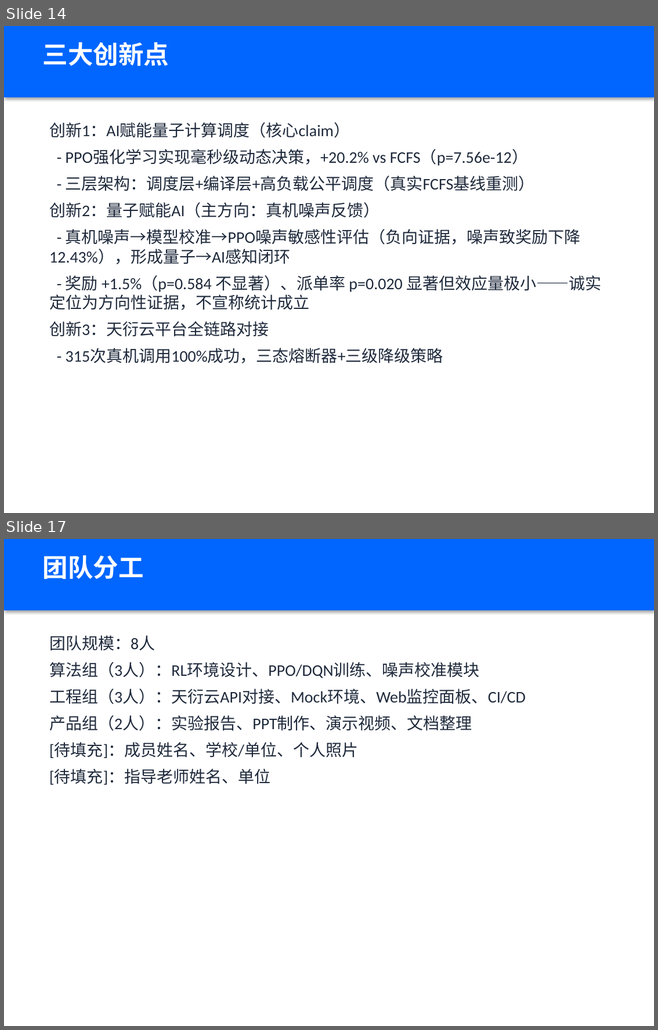
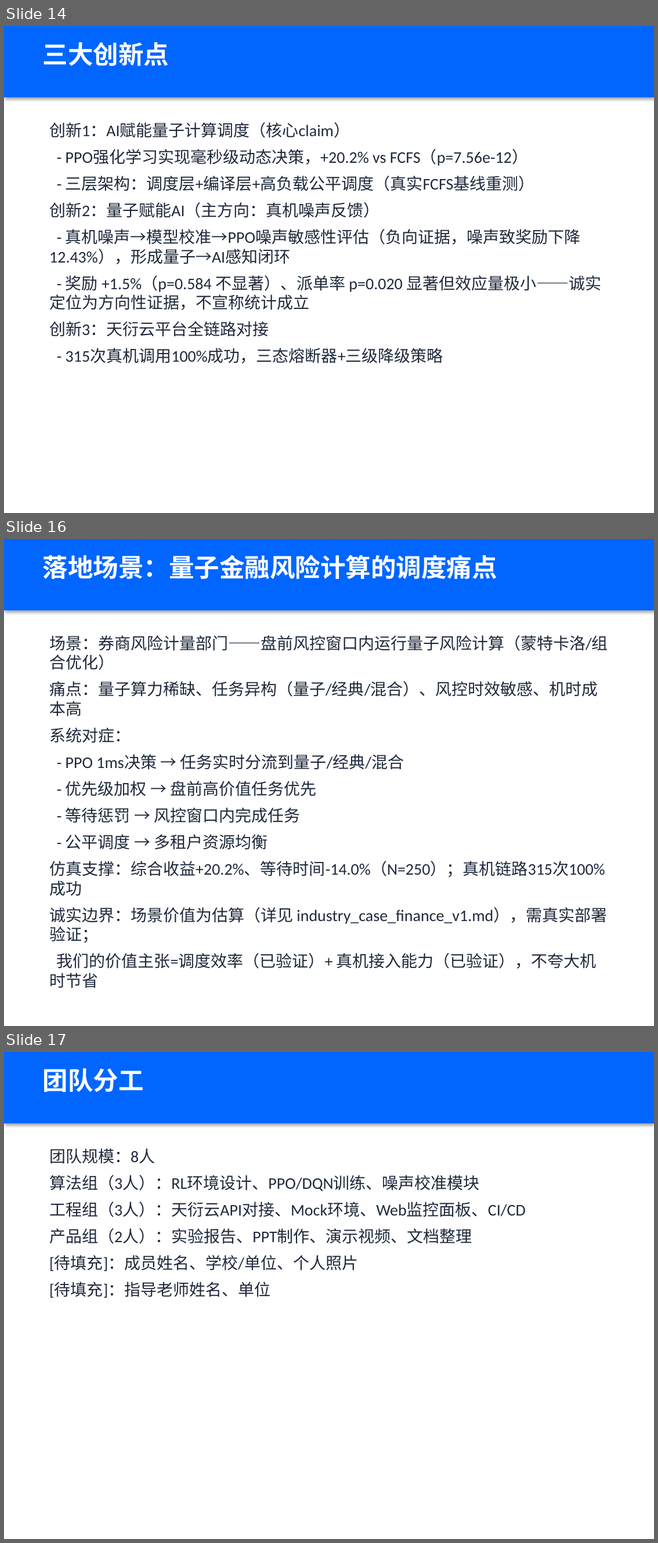
Before and after one commit to xiabai2008/quantum-rl-scheduler, a slide deck: deliverable_models/答辩PPT.pptx. Shown one above the other, each under a label of ours: slides 14 and 17 before the commit, slides 14, 16 and 17 after it; the slides between them are not shown. The pictures are 658x1030 and 658x1543 pixels, drawn with LibreOffice and Linux fonts; fonts in the diff are those of the drawing. Boxes give left, top, right and bottom in pixels: in the first picture for what was removed or moved away, otherwise in the second. Text is boxed around its words. In the diff, an @@ line names an element or a change of style, - is before the commit and + after.

Commit message:
docs: 答辩PPT按新叙事重构 - 双向赋能标题/感知闭环/金融场景/可信度主张
基于 defense_narrative_v1 + industry_case_finance_v1 重写PPT内容:
- P1封面: '量子+AI双向赋能'+金句'AI让量子算力被用好,量子让AI更懂真实世界'
- P2问题定义: 从'利用噪声优化鲁棒性'改为'赛题双向赋能闭环'
- P3方案: '双向感知闭环'框架
- P4: QEM标注'动作位预留'(与实现一致)
- P5: 补统计协议(双检验/28组Bonferroni/CI/功效)
- P8: 噪声敏感性评估(负向机制叙事, N=25配对p=2.98e-08)
- P15: 工程化与可信度(3720/3741+数字门禁+统计协议)
- P16: 替换价值量化为金融行业场景(量子金融风险计算)
- P18: 补双向赋能/利用率/真机验证/真实客户4问答
- 清理: 10,950/375,950/3717/突发洪峰/鲁棒性残留全清

```diff
--- a/deliverable_models/答辩PPT.pptx
+++ b/deliverable_models/答辩PPT.pptx
@@ slide 16 added at box(4, 539, 654, 1026), background #FFFFFF @@
@@ rectangle added at box(4, 539, 654, 610), fill #0066FF @@
@@ text added at box(43, 555, 497, 579), 28 pt, text #FFFFFF, bold @@
+落地场景：量子金融风险计算的调度痛点
@@ text added at box(49, 635, 608, 988), 18 pt, text #1E293B @@
+场景：券商风险计量部门——盘前风控窗口内运行量子风险计算（蒙特卡洛/组合优化）
+痛点：量子算力稀缺、任务异构（量子/经典/混合）、风控时效敏感、机时成本高
+系统对症：
+- PPO 1ms决策 → 任务实时分流到量子/经典/混合
+- 优先级加权 → 盘前高价值任务优先
+- 等待惩罚 → 风控窗口内完成任务
+- 公平调度 → 多租户资源均衡
+仿真支撑：综合收益+20.2%、等待时间-14.0%（N=250）；真机链路315次100%成功
+诚实边界：场景价值为估算（详见 industry_case_finance_v1.md），需真实部署验证；
+我们的价值主张=调度效率（已验证）+ 真机接入能力（已验证），不夸大机时节省
```
Also in this commit, not shown: 9 slides changed, 1 slide removed, 1 other file.
